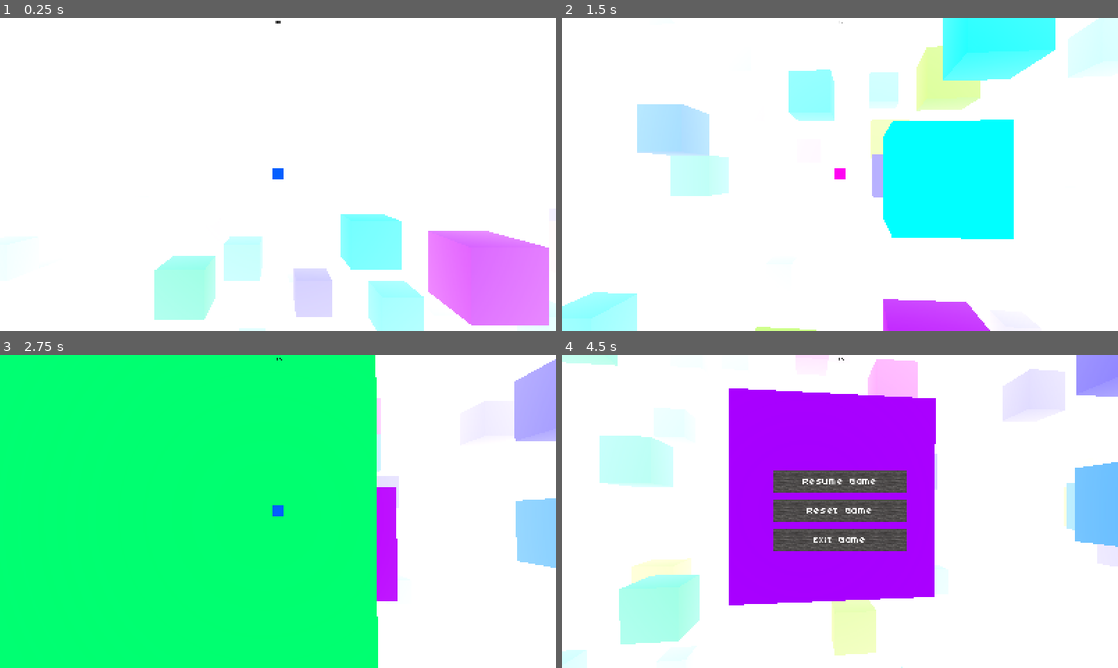
Above: before the commit, frames 1-4 (two rows, left to right).
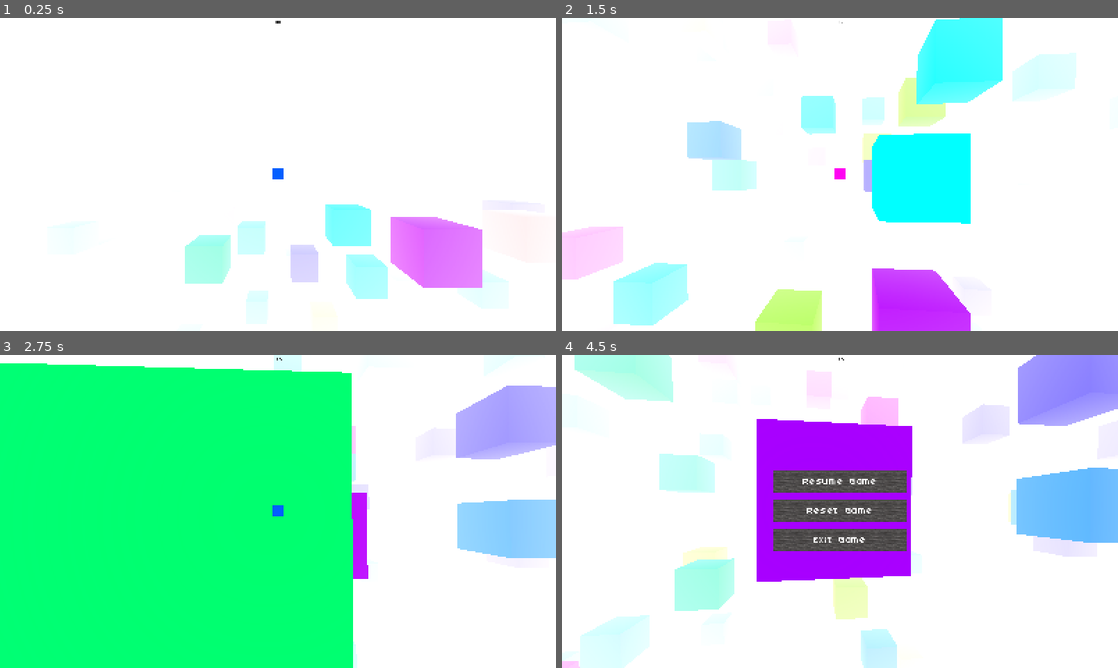
Above: after the commit, the same moments.

Repository: kurilluk/SkyHop-e-
Game: Godot game, scene res://sky/sky.tscn
The game is run twice, just before and just after one commit, with the same random seed, the same clock (stepped at 60 frames per second) and the same inputs.
Inputs (mouse positions are in pixels of both pictures, inside the frame that each line leads up to):
- Up to frame 1 (0.25 s): no input
- Up to frame 2 (1.5 s): move the mouse to (867, 174) at 0.52 s; hold W (move_forward) from 0.53 s (still down); click (867, 174) at 0.6 s; move the mouse to (812, 174) at 1.27 s; tap Shift (crouch) at 1.35 s
- Up to frame 3 (2.75 s): keep holding W (move_forward); move the mouse to (289, 505) at 2.02 s; tap Mouse wheel down (next_block) at 2.1 s
- Up to frame 4 (4.5 s): move the mouse to (834, 517) at 2.77 s; tap Middle mouse button (pick_block) at 2.85 s; tap Enter at 3.5 s; move the mouse to (878, 514) at 3.52 s; right-click (878, 514) at 3.6 s; tap P (pause) at 4.15 s; move the mouse to (673, 464) at 4.27 s; release W (move_forward) at 4.28 s; hold A (move_left) from 4.28 s (still down); tap Mouse wheel up (prev_block) at 4.35 s

The runs differ from the first frame. In frame 1, 14% of the frame differs, in the area x 13-100%, y 59-100%; in frame 2, 25%; in frame 3, 13%; in frame 4, 30%, in the area x 0-100%, y 0-100%.

Commit message:
some improvement on player

Diff:
--- a/menu/ingame/pause_menu.gd
+++ b/menu/ingame/pause_menu.gd
@@ -8,6 +8,10 @@
 #@onready var voxel_world = %VoxelWorld
 
 var _is_paused = false
+
+func _onready():
+	pause.visible = false
+	Input.set_mouse_mode(Input.MOUSE_MODE_CAPTURED)
 
 func _process(_delta):
 	if Input.is_action_just_pressed(&"pause"):
--- a/player/player.gd
+++ b/player/player.gd
@@ -40,6 +40,7 @@
 	next_color.color = BoxManager.COLORS.values()[id]
 
 func score_count(type):
+	print(_next_type + " vs " + type)
 	if _next_type == type:
 		_score += 10
 		print("+10")
@@ -48,7 +49,7 @@
 		print("-5")
 
 func _on_box_interact(type):
-	print(type)
+	#print(type)
 	score_count(type)
 	print(_score)
 	score.text = str(_score)
--- a/player/player.tscn
+++ b/player/player.tscn
@@ -27,7 +27,6 @@
 
 [node name="Camera3D" type="Camera3D" parent="Head"]
 attributes = SubResource("CameraAttributesPractical_jyixh")
-fov = 60.0
 near = 0.01
 far = 1000.0
 
--- a/project.godot
+++ b/project.godot
@@ -67,7 +67,6 @@
 jump={
 "deadzone": 0.2,
 "events": [Object(InputEventJoypadButton,"resource_local_to_scene":false,"resource_name":"","device":0,"button_index":0,"pressure":0.0,"pressed":false,"script":null)
-, Object(InputEventMouseButton,"resource_local_to_scene":false,"resource_name":"","device":-1,"window_id":0,"alt_pressed":false,"shift_pressed":false,"ctrl_pressed":false,"meta_pressed":false,"button_mask":0,"position":Vector2(0, 0),"global_position":Vector2(0, 0),"factor":1.0,"button_index":1,"canceled":false,"pressed":false,"double_click":false,"script":null)
 ]
 }
 crouch={
